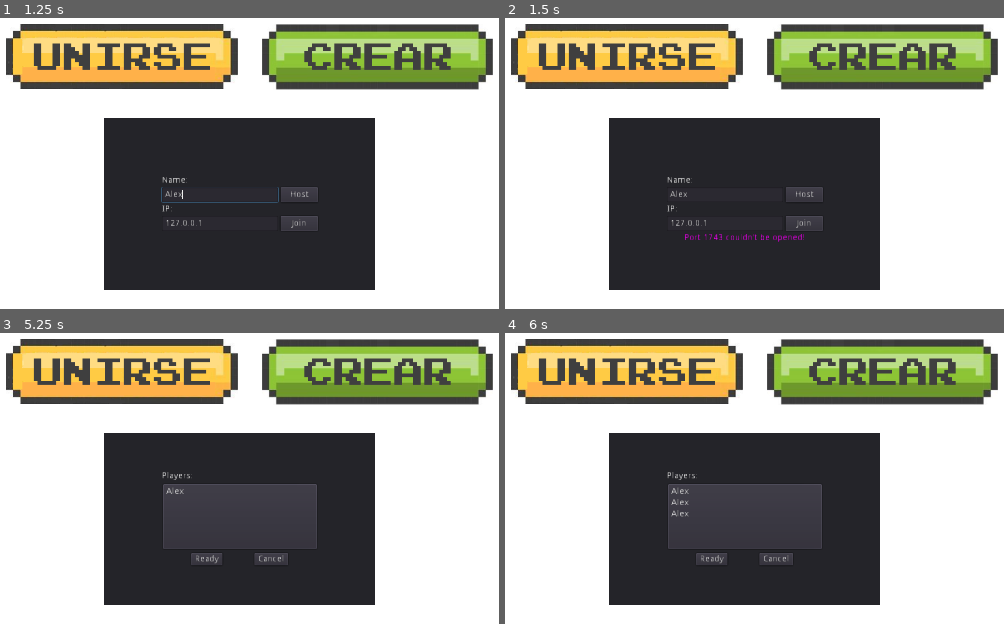
Above: before the commit, frames 1-4 (two rows, left to right).
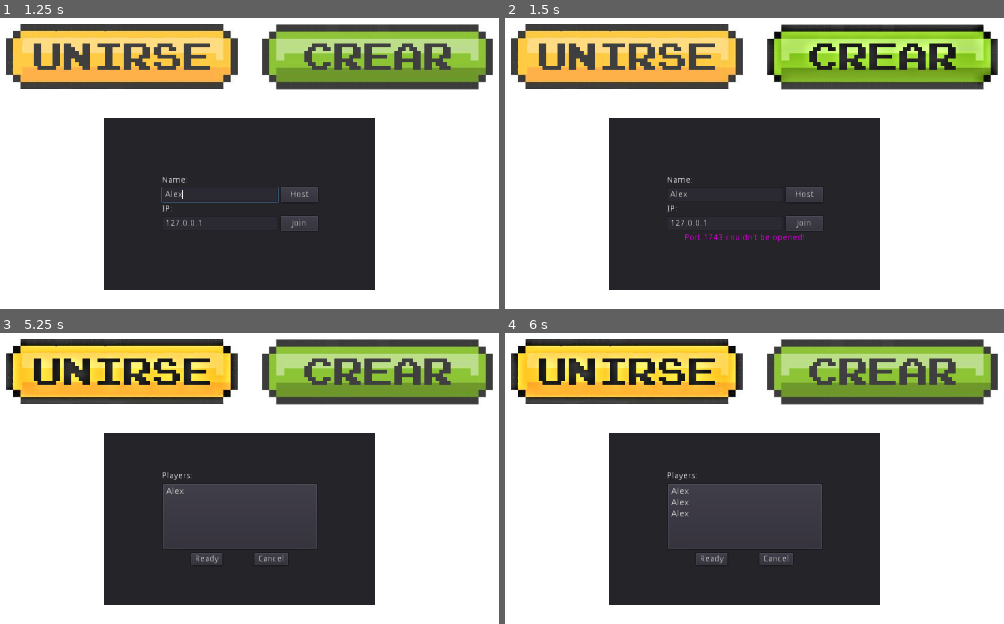
Above: after the commit, the same moments.

Repository: gaspargu/Sooo-Juego
Game: Godot game, scene res://scenes/Lobby.tscn
Two runs of this game, one before a commit and one after it. Both use one fixed random seed, a clock stepped at 60 frames per second and the inputs below.
Inputs (mouse positions are in pixels of both pictures, inside the frame that each line leads up to):
- Up to frame 1 (1.25 s): click (219, 195) at 0.52 s; type "Alex" at 0.6 s
- Up to frame 2 (1.5 s): click (884, 55) at 1.25 s
- Up to frame 3 (5.25 s): click "Host" at 2 s; click "Ready" at 2.75 s; click "Ready" at 3.5 s; click "Cancel" at 4.25 s; click (119, 370) at 5 s
- Up to frame 4 (6 s): tap Enter at 5.75 s; hold D (move_right) from 5.78 s (still down); tap Space (kick) at 5.85 s

Frame 1 is identical in both runs. In frame 2, 4.9% of the frame differs, in the area x 52-99%, y 2-23%; in frame 3, 4.6%; in frame 4, 4.6%.

Commit message:
se agregan sonidos y mejora la animación del personaje cuando se detiene

Diff:
--- a/scenes/Lobby.tscn
+++ b/scenes/Lobby.tscn
@@ -1,8 +1,11 @@
-[gd_scene load_steps=5 format=2]
+[gd_scene load_steps=8 format=2]
 
 [ext_resource path="res://scripts/Lobby.gd" type="Script" id=1]
 [ext_resource path="res://gui/crear.png" type="Texture" id=2]
 [ext_resource path="res://gui/unirse.png" type="Texture" id=3]
+[ext_resource path="res://sonidos/little town - orchestral.ogg" type="AudioStream" id=4]
+[ext_resource path="res://gui/crear-hover.png" type="Texture" id=5]
+[ext_resource path="res://gui/unirse-hover.png" type="Texture" id=6]
 
 [sub_resource type="StyleBoxEmpty" id=1]
 
@@ -15,6 +18,7 @@
 margin_right = 1037.05
 margin_bottom = 198.097
 texture_normal = ExtResource( 2 )
+texture_hover = ExtResource( 5 )
 __meta__ = {
 "_edit_use_anchors_": false
 }
@@ -185,8 +189,12 @@
 margin_right = 629.449
 margin_bottom = 197.233
 texture_normal = ExtResource( 3 )
+texture_hover = ExtResource( 6 )
 __meta__ = {
 "_edit_use_anchors_": false
 }
 
 [node name="AudioStreamPlayer" type="AudioStreamPlayer" parent="."]
+stream = ExtResource( 4 )
+volume_db = -2.027
+autoplay = true
--- a/scenes/Main.tscn
+++ b/scenes/Main.tscn
@@ -7,6 +7,7 @@
 [ext_resource path="res://PowerUps.gd" type="Script" id=5]
 [ext_resource path="res://sprites/su4 Student male 07.png" type="Texture" id=6]
 [ext_resource path="res://sprites/pipo-xmaschara03.png" type="Texture" id=7]
+[ext_resource path="res://sonidos/en-el-juego.ogg" type="AudioStream" id=8]
 
 [sub_resource type="TileSet" id=1]
 0/name = "tilesheet.png 0"
@@ -95,3 +96,8 @@
 
 [node name="PowerUps" type="Node2D" parent="."]
 script = ExtResource( 5 )
+
+[node name="AudioStreamPlayer" type="AudioStreamPlayer" parent="."]
+stream = ExtResource( 8 )
+volume_db = -8.0
+autoplay = true
--- a/scenes/Player.tscn
+++ b/scenes/Player.tscn
@@ -274,7 +274,7 @@
 scale = Vector2( 4, 4 )
 texture = ExtResource( 3 )
 hframes = 4
-frame = 2
+frame = 3
 
 [node name="CollisionShape2D" type="CollisionShape2D" parent="."]
 position = Vector2( -2.91913, 0.446285 )
--- a/scripts/Player.gd
+++ b/scripts/Player.gd
@@ -69,10 +69,15 @@
 #	if abs(linear_vel.x) < 5 and abs(linear_vel.y) < 5:
 #		facing = "idle"
 #		playback.travel("idle")
-	if(linear_vel.x == 0 && linear_vel.y == 0 ):
+	if(abs(linear_vel.x) < 5 && abs(linear_vel.y) < 5):
 		playback.travel("idle")
-	else:
+	if(abs(linear_vel.x) >= 5 || abs(linear_vel.y) >= 5):
 		playback.travel("right")
+#	else:
+#		playback.travel("right")
+
+	print("X:",  abs(linear_vel.x))
+	print("Y:",  abs(linear_vel.y))
 	#print(linear_vel);
 
 func _on_Timer_timeout():
Binary file added: gui/crear-hover.png
Not shown, added: gui/crear-hover.png.import
Binary file added: gui/unirse-hover.png
Not shown, added: gui/unirse-hover.png.import
Not shown: 1 places in scenes/Main.tscn that only renumber resources
Not shown, added: sonidos/click.wav.import
Not shown, added: sonidos/comenzar.wav.import
Not shown, added: sonidos/en-el-juego.ogg.import
Not shown, added: sonidos/little town - orchestral.ogg.import
Not shown, added: sonidos/click.wav
Not shown, added: sonidos/comenzar.wav
Not shown, added: sonidos/en-el-juego.ogg
(and 1 more such lines)
